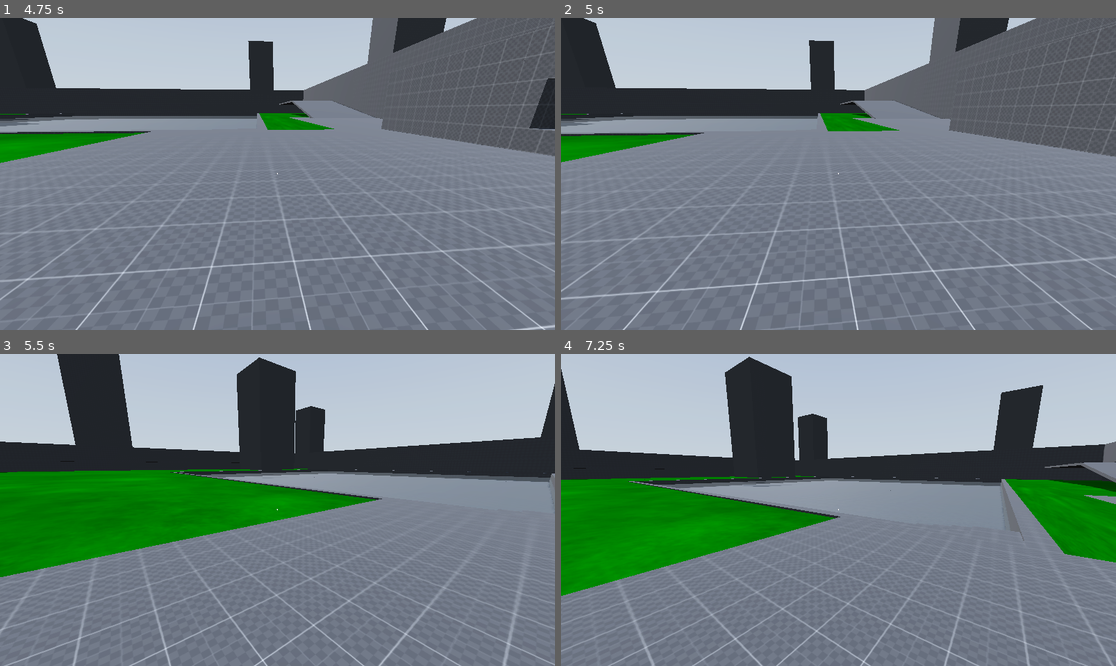
Above: before the commit, frames 1-4 (two rows, left to right).
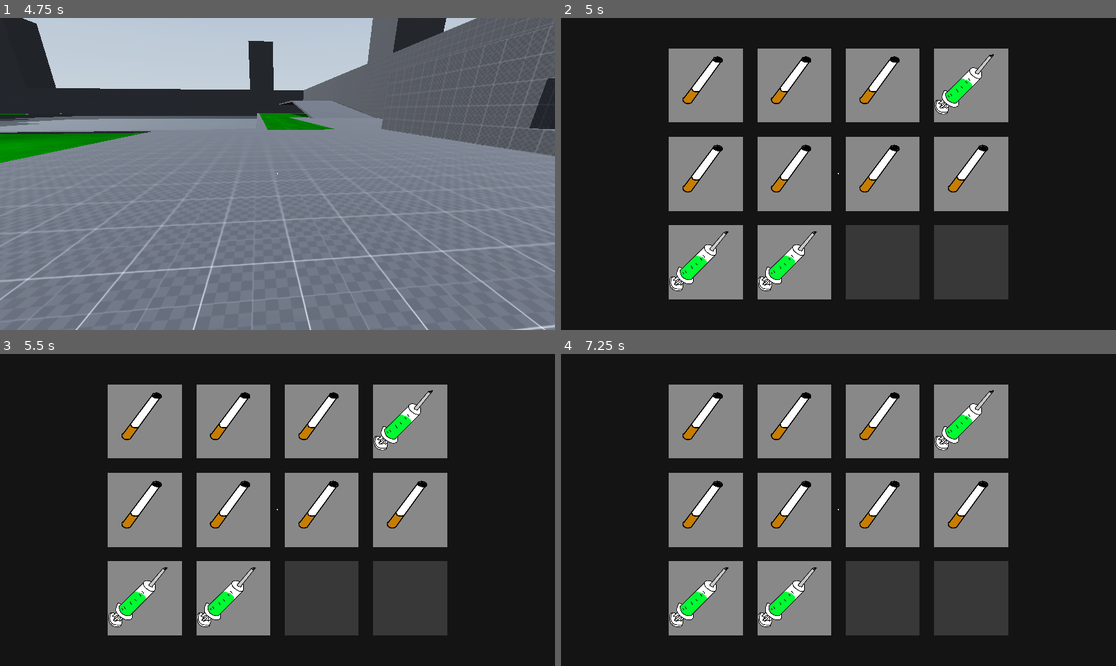
Above: after the commit, the same moments.

Repository: Nazsgull/FPS_Godot
Game: Godot game, scene res://scenes/UI/main_menu.tscn
The game is run twice, just before and just after one commit, with the same random seed, the same clock (stepped at 60 frames per second) and the same inputs. A sky picture missing from this copy of the repository is replaced by a grey-blue gradient.
Inputs (mouse positions are in pixels of both pictures, inside the frame that each line leads up to):
- Up to frame 1 (4.75 s): click "Play" at 0.5 s; tap Enter (ui_accept) at 1.25, 1.52, 2.27, 3.77, 4.52 s; move the mouse to (305, 174) at 1.27 s; hold Ctrl (crouch) 1.28-2.03 s; hold W (forward) from 1.28 s (still down); move the mouse to (249, 174) at 2.02 s; tap E (interact) at 2.1 s; move the mouse to (288, 167) at 2.77 s; click (288, 167) at 2.85 s; move the mouse to (271, 180) at 3.52 s; tap Shift (sprint) at 3.6 s; move the mouse to (316, 177) at 4.27 s; tap Mouse wheel down (tool_next) at 4.35 s
- Up to frame 2 (5 s): keep holding W (forward); tap I (Inventory, bound only after the commit) at 4.9 s
- Up to frame 3 (5.5 s): keep holding W (forward); move the mouse to (233, 506) at 5.02 s; tap Mouse wheel up (tool_prev) at 5.1 s; tap Enter (ui_accept) at 5.27 s
- Up to frame 4 (7.25 s): move the mouse to (844, 510) at 5.77 s; hold Ctrl (crouch) 5.78-6.53 s; move the mouse to (816, 503) at 6.52 s; release W (forward) at 6.53 s; hold D (right) from 6.53 s (still down); tap E (interact) at 6.6 s; tap Enter (ui_accept) at 6.77 s

Frame 1 is identical in both runs. In frame 2, 83% of the frame differs, in the area x 0-100%, y 0-100%; in frame 3, 83%; in frame 4, 83%.

Commit message:
Nueva funcionalidad, Inventario

Diff:
--- /dev/null
+++ b/objects/inventory/default.tres
@@ -0,0 +1,9 @@
+[gd_resource type="Resource" script_class="InvItem" load_steps=3 format=3 uid="uid://doypxbctx7ymi"]
+
+[ext_resource type="Script" path="res://scripts/inventory/inventory_item.gd" id="1_7ysf1"]
+[ext_resource type="Texture2D" uid="uid://dgw8ig8v5l8go" path="res://assets/textures/UI/Items/DefaulttObject.png" id="2_krck7"]
+
+[resource]
+script = ExtResource("1_7ysf1")
+name = "fag"
+texture = ExtResource("2_krck7")
--- /dev/null
+++ b/objects/inventory/main_inventory.tres
@@ -0,0 +1,18 @@
+[gd_resource type="Resource" script_class="Inventory" load_steps=7 format=3 uid="uid://bv2ja5isdrw0s"]
+
+[ext_resource type="Resource" uid="uid://doypxbctx7ymi" path="res://objects/inventory/default.tres" id="1_1dbau"]
+[ext_resource type="Script" path="res://scripts/inventory/inventory.gd" id="2_1y52m"]
+[ext_resource type="Resource" uid="uid://cafxmpqibdpql" path="res://objects/inventory/stims.tres" id="2_b8hou"]
+[ext_resource type="Script" path="res://scripts/inventory/inventory_item.gd" id="2_l7rno"]
+
+[sub_resource type="Resource" id="Resource_6gx87"]
+script = ExtResource("2_l7rno")
+name = ""
+
+[sub_resource type="Resource" id="Resource_gulsi"]
+script = ExtResource("2_l7rno")
+name = ""
+
+[resource]
+script = ExtResource("2_1y52m")
+items = Array[ExtResource("2_l7rno")]([ExtResource("1_1dbau"), ExtResource("1_1dbau"), ExtResource("1_1dbau"), ExtResource("2_b8hou"), ExtResource("1_1dbau"), ExtResource("1_1dbau"), ExtResource("1_1dbau"), ExtResource("1_1dbau"), ExtResource("2_b8hou"), ExtResource("2_b8hou"), SubResource("Resource_6gx87"), SubResource("Resource_gulsi")])
--- /dev/null
+++ b/objects/inventory/stims.tres
@@ -0,0 +1,9 @@
+[gd_resource type="Resource" script_class="InvItem" load_steps=3 format=3 uid="uid://cafxmpqibdpql"]
+
+[ext_resource type="Script" path="res://scripts/inventory/inventory_item.gd" id="1_cyqde"]
+[ext_resource type="Texture2D" uid="uid://dnyp3n4m6gpon" path="res://assets/textures/UI/Items/stims.png" id="2_wmlgy"]
+
+[resource]
+script = ExtResource("1_cyqde")
+name = "Stims"
+texture = ExtResource("2_wmlgy")
--- a/project.godot
+++ b/project.godot
@@ -84,6 +84,11 @@
 "events": [Object(InputEventMouseButton,"resource_local_to_scene":false,"resource_name":"","device":-1,"window_id":0,"a …(253 unchanged characters)…
 ]
 }
+Inventory={
+"deadzone": 0.5,
+"events": [Object(InputEventKey,"resource_local_to_scene":false,"resource_name":"","device":-1,"window_id":0,"alt_pressed":false,"shift_pressed":false,"ctrl_pressed":false,"meta_pressed":false,"pressed":false,"keycode":0,"physical_keycode":73,"key_label":0,"unicode":105,"echo":false,"script":null)
+]
+}
 
 [layer_names]
 
--- /dev/null
+++ b/scenes/UI/Inventory/inventory_grid_menu.tscn
@@ -0,0 +1,75 @@
+[gd_scene load_steps=3 format=3 uid="uid://dysy8vo5eoybp"]
+
+[ext_resource type="Script" path="res://scripts/inventory/inventory_grid_menu.gd" id="1_3rfp4"]
+[ext_resource type="PackedScene" uid="uid://brknanr3kadw4" path="res://scenes/UI/Inventory/inventory_slot.tscn" id="2_d2cgj"]
+
+[node name="InventoryGridMenu" type="Control"]
+layout_mode = 3
+anchors_preset = 15
+anchor_right = 1.0
+anchor_bottom = 1.0
+grow_horizontal = 2
+grow_vertical = 2
+script = ExtResource("1_3rfp4")
+
+[node name="ColorRect" type="ColorRect" parent="."]
+layout_mode = 1
+anchors_preset = 15
+anchor_right = 1.0
+anchor_bottom = 1.0
+grow_horizontal = 2
+grow_vertical = 2
+color = Color(0.0784314, 0.0784314, 0.0784314, 1)
+
+[node name="GridContainer" type="GridContainer" parent="ColorRect"]
+layout_mode = 1
+anchors_preset = -1
+anchor_left = 0.5
+anchor_top = 0.5
+anchor_right = 0.5
+anchor_bottom = 0.5
+offset_left = -587.0
+offset_top = -404.0
+offset_right = 587.0
+offset_bottom = 404.0
+grow_horizontal = 2
+grow_vertical = 2
+theme_override_constants/h_separation = 50
+theme_override_constants/v_separation = 50
+columns = 4
+
+[node name="inventory_slot" parent="ColorRect/GridContainer" instance=ExtResource("2_d2cgj")]
+layout_mode = 2
+
+[node name="inventory_slot2" parent="ColorRect/GridContainer" instance=ExtResource("2_d2cgj")]
+layout_mode = 2
+
+[node name="inventory_slot3" parent="ColorRect/GridContainer" instance=ExtResource("2_d2cgj")]
+layout_mode = 2
+
+[node name="inventory_slot4" parent="ColorRect/GridContainer" instance=ExtResource("2_d2cgj")]
+layout_mode = 2
+
+[node name="inventory_slot5" parent="ColorRect/GridContainer" instance=ExtResource("2_d2cgj")]
+layout_mode = 2
+
+[node name="inventory_slot6" parent="ColorRect/GridContainer" instance=ExtResource("2_d2cgj")]
+layout_mode = 2
+
+[node name="inventory_slot7" parent="ColorRect/GridContainer" instance=ExtResource("2_d2cgj")]
+layout_mode = 2
+
+[node name="inventory_slot8" parent="ColorRect/GridContainer" instance=ExtResource("2_d2cgj")]
+layout_mode = 2
+
+[node name="inventory_slot9" parent="ColorRect/GridContainer" instance=ExtResource("2_d2cgj")]
+layout_mode = 2
+
+[node name="inventory_slot10" parent="ColorRect/GridContainer" instance=ExtResource("2_d2cgj")]
+layout_mode = 2
+
+[node name="inventory_slot11" parent="ColorRect/GridContainer" instance=ExtResource("2_d2cgj")]
+layout_mode = 2
+
+[node name="inventory_slot12" parent="ColorRect/GridContainer" instance=ExtResource("2_d2cgj")]
+layout_mode = 2
--- /dev/null
+++ b/scenes/UI/Inventory/inventory_slot.tscn
@@ -0,0 +1,19 @@
+[gd_scene load_steps=2 format=3 uid="uid://brknanr3kadw4"]
+
+[ext_resource type="Script" path="res://scripts/inventory/inventory_slot.gd" id="1_ppi0a"]
+
+[node name="inventory_slot" type="Panel"]
+custom_minimum_size = Vector2(256, 256)
+offset_right = 256.0
+offset_bottom = 256.0
+script = ExtResource("1_ppi0a")
+
+[node name="ColorRect" type="ColorRect" parent="."]
+layout_mode = 0
+offset_right = 256.0
+offset_bottom = 256.0
+color = Color(0.219608, 0.219608, 0.219608, 1)
+
+[node name="item_display" type="Sprite2D" parent="."]
+scale = Vector2(0.5, 0.5)
+centered = false
--- /dev/null
+++ b/scenes/UI/tab_menu.tscn
@@ -0,0 +1,29 @@
+[gd_scene load_steps=2 format=3 uid="uid://rr1f57af4yy5"]
+
+[sub_resource type="Theme" id="Theme_qxvtj"]
+
+[node name="TabMenu" type="Control"]
+layout_mode = 3
+anchors_preset = 15
+anchor_right = 1.0
+anchor_bottom = 1.0
+grow_horizontal = 2
+grow_vertical = 2
+
+[node name="TabContainer" type="TabContainer" parent="."]
+layout_mode = 1
+anchors_preset = 15
+anchor_right = 1.0
+anchor_bottom = 1.0
+grow_horizontal = 2
+grow_vertical = 2
+theme = SubResource("Theme_qxvtj")
+theme_override_constants/side_margin = 100
+theme_override_constants/outline_size = 1
+
+[node name="TabBar" type="TabBar" parent="TabContainer"]
+layout_mode = 2
+
+[node name="TabBar2" type="TabBar" parent="TabContainer"]
+visible = false
+layout_mode = 2
--- a/scenes/maps/test_area.tscn
+++ b/scenes/maps/test_area.tscn
@@ -1,10 +1,11 @@
-[gd_scene load_steps=14 format=3 uid="uid://dudb1j58spiqs"]
+[gd_scene load_steps=15 format=3 uid="uid://dudb1j58spiqs"]
 
 [ext_resource type="Texture2D" uid="uid://c8w2y027d6koa" path="res://assets/textures/dev/grids/Dark/texture_07.png" id="1_q3qxj"]
 [ext_resource type="Texture2D" uid="uid://ds37b38vli6wg" path="res://assets/hdris/kloofendal_48d_partly_cloudy_puresky_2k.hdr" id="2_l8equ"]
 [ext_resource type="Material" uid="uid://q1u11i5wp76w" path="res://assets/materials/green_grass.tres" id="2_vbclm"]
 [ext_resource type="PackedScene" uid="uid://hob0odd0bhgw" path="res://scenes/objects/player.tscn" id="3_pioef"]
 [ext_resource type="PackedScene" uid="uid://cwfdbw7eignm8" path="res://scenes/objects/button.tscn" id="4_h7fie"]
+[ext_resource type="Resource" uid="uid://bv2ja5isdrw0s" path="res://objects/inventory/main_inventory.tres" id="5_1dcbn"]
 [ext_resource type="PackedScene" uid="uid://ckhyt1k8o2iur" path="res://scenes/objects/door_fancy.tscn" id="5_iecga"]
 [ext_resource type="PackedScene" uid="uid://hxgssy3ps78p" path="res://scenes/objects/door_simple.tscn" id="6_i47mx"]
 [ext_resource type="PackedScene" uid="uid://cw4ice8i238jm" path="res://scenes/objects/Testing/test_pickup.tscn" id="7_1345l"]
@@ -1039,6 +1040,7 @@
 
 [node name="player" parent="." instance=ExtResource("3_pioef")]
 transform = Transform3D(1, 0, 0, 0, 1, 0, 0, 0, 1, 40.54, -0.005, 18.49)
+inv = ExtResource("5_1dcbn")
 
 [node name="BT_Test" parent="." instance=ExtResource("4_h7fie")]
 transform = Transform3D(0.25, 0, 0, 0, 0.176777, -0.176777, 0, 0.176777, 0.176777, 42, 1.16374, 14.639)
--- a/scenes/objects/player.tscn
+++ b/scenes/objects/player.tscn
@@ -1,10 +1,11 @@
-[gd_scene load_steps=10 format=3 uid="uid://hob0odd0bhgw"]
+[gd_scene load_steps=11 format=3 uid="uid://hob0odd0bhgw"]
 
 [ext_resource type="Script" path="res://scripts/player.gd" id="1_7udej"]
 [ext_resource type="PackedScene" uid="uid://7svxl77nwyna" path="res://scenes/parts/interaction_ray.tscn" id="2_evmkn"]
 [ext_resource type="PackedScene" uid="uid://b7plflu7xr7dp" path="res://scenes/UI/pause_menu.tscn" id="3_5nonw"]
 [ext_resource type="Texture2D" uid="uid://do64ecvqhjot" path="res://assets/textures/UI/puntero.png" id="3_e6h1u"]
 [ext_resource type="PackedScene" uid="uid://bxo86lh5sr6kc" path="res://scenes/parts/equippables_bar.tscn" id="4_gah6f"]
+[ext_resource type="PackedScene" uid="uid://dysy8vo5eoybp" path="res://scenes/UI/Inventory/inventory_grid_menu.tscn" id="5_q2cgs"]
 
 [sub_resource type="CapsuleShape3D" id="CapsuleShape3D_pikys"]
 
@@ -45,6 +46,8 @@
 visible = false
 
 [node name="equippables_bar" parent="head/Camera3D" instance=ExtResource("4_gah6f")]
+
+[node name="InventoryGridMenu" parent="head/Camera3D" instance=ExtResource("5_q2cgs")]
 
 [node name="uncrouching_raycast" type="RayCast3D" parent="."]
 target_position = Vector3(0, 2, 0)
--- /dev/null
+++ b/scripts/inventory/inventory.gd
@@ -0,0 +1,5 @@
+extends Resource
+
+class_name Inventory
+
+@export var items: Array[InvItem]
--- /dev/null
+++ b/scripts/inventory/inventory_grid_menu.gd
@@ -0,0 +1,30 @@
+extends Control
+
+@onready var inv: Inventory = preload("res://objects/inventory/main_inventory.tres")
+@onready var slots: Array = $ColorRect/GridContainer.get_children()
+
+
+var is_open = false
+
+func _ready():
+	update_slots()
+	close()
+
+func update_slots():
+	for i in range(min(inv.items.size(), slots.size())):
+		slots[i].update(inv.items[i])
+
+func _process(delta):
+	if Input.is_action_just_pressed("Inventory"):
+		if is_open:
+			close()
+		else:
+			open()
+
+func open():
+	visible = true
+	is_open = true
+
+func close():
+	visible = false
+	is_open = false
--- /dev/null
+++ b/scripts/inventory/inventory_item.gd
@@ -0,0 +1,6 @@
+extends Resource
+
+class_name InvItem
+
+@export var name: String = ""
+@export var texture: Texture2D
--- /dev/null
+++ b/scripts/inventory/inventory_slot.gd
@@ -0,0 +1,10 @@
+extends Panel
+
+@onready var item_visual: Sprite2D = $item_display
+
+func update(item: InvItem):
+	if !item:
+		item_visual.visible = false
+	else:
+		item_visual.visible	= true
+		item_visual.texture = item.texture
--- a/scripts/player.gd
+++ b/scripts/player.gd
@@ -1,5 +1,9 @@
 extends CharacterBody3D
 class_name Player
+
+#Inventory
+@export var inv: Inventory
+
 #Movement & constants
 var current_speed = 5.0
 const JUMP_VELOCITY = 4.5
@@ -13,6 +17,7 @@
 @export var mouse_sens = 0.2
 @export var invert_y_look = -1
 @export var capture_mouse = true
+
 
 #Head turn
 @onready var head = $head
Binary file added: assets/textures/UI/Items/DefaulttObject.png
Not shown, added: assets/textures/UI/Items/DefaulttObject.png.import
Binary file added: assets/textures/UI/Items/stims.png
Not shown, added: assets/textures/UI/Items/stims.png.import
Not shown, added: scenes/UI/Inventory/inv2F28.tmp
